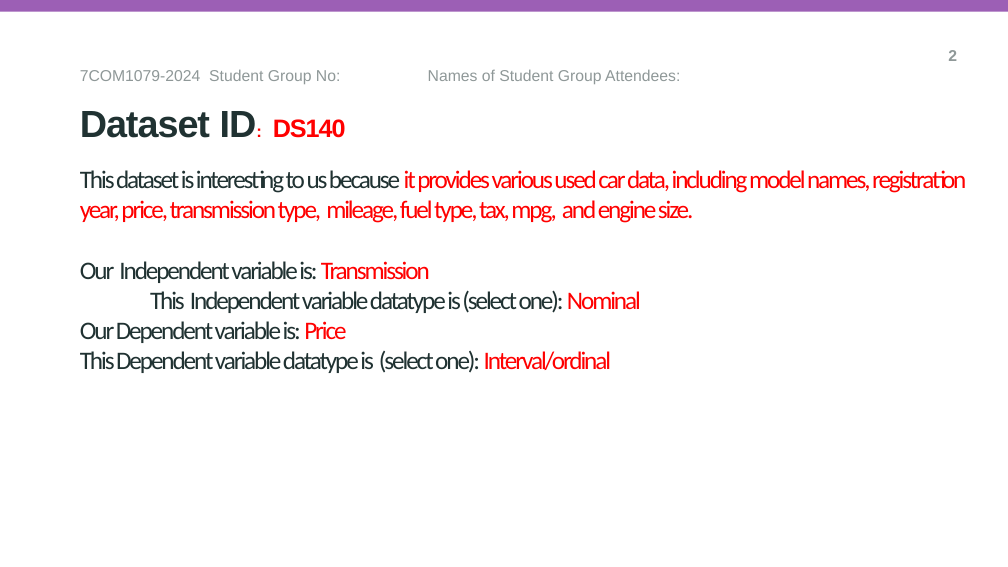
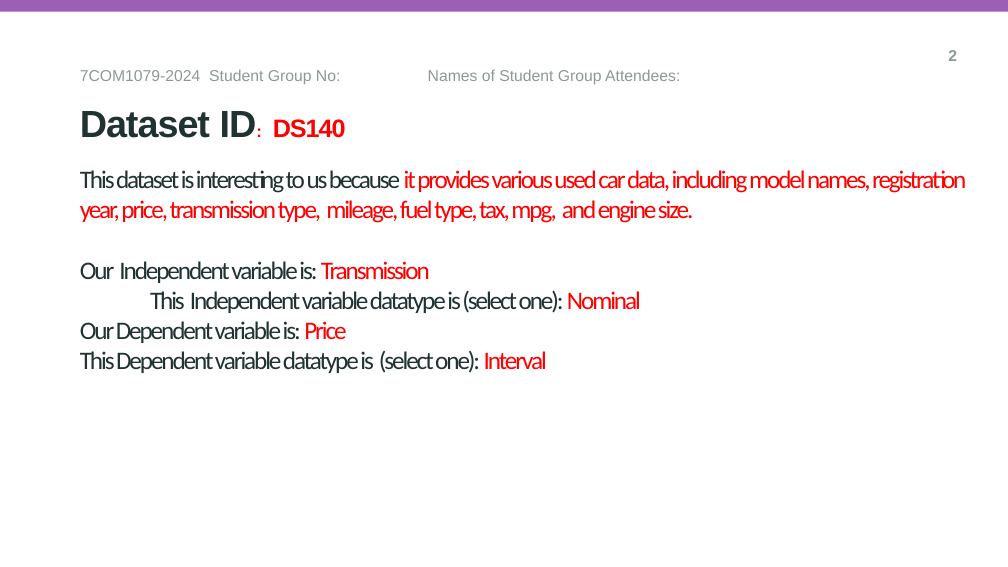
Before and after one commit to Pt23abb/A171-Team-Research, a slide deck: slide 3 of reseach_question_presentation_template.pptx. Drawn at 1008x567 pixels with LibreOffice and Linux fonts; fonts in the diff are those of the drawing; background and template pictures are left out. Boxes give left, top, right and bottom in pixels: in the first picture for what was removed or moved away, otherwise in the second. Text is boxed around its words. In the diff, an @@ line names an element or a change of style, - is before the commit and + after.

Commit message:
Updated research question tempalate

```diff
--- a/reseach_question_presentation_template.pptx
+++ b/reseach_question_presentation_template.pptx
@@ title at [80, 170, 966, 373]: text changed @@
-This dataset is interesting to us because it provides various used car data, including model names, registration year, price, transmission type, mileage, fuel type, tax, mpg, and engine size.
-Our Independent variable is: Transmission
-This Independent variable datatype is (select one): Nominal
-Our Dependent variable is: Price
-This Dependent variable datatype is (select one): Interval/ordinal
+This dataset is interesting to us because it provides various used car data, including model names, registration year, price, transmission type, mileage, fuel type, tax, mpg, and engine size.
+Our Independent variable is: Transmission
+This Independent variable datatype is (select one): Nominal
+Our Dependent variable is: Price
+This Dependent variable datatype is (select one): Interval
```
